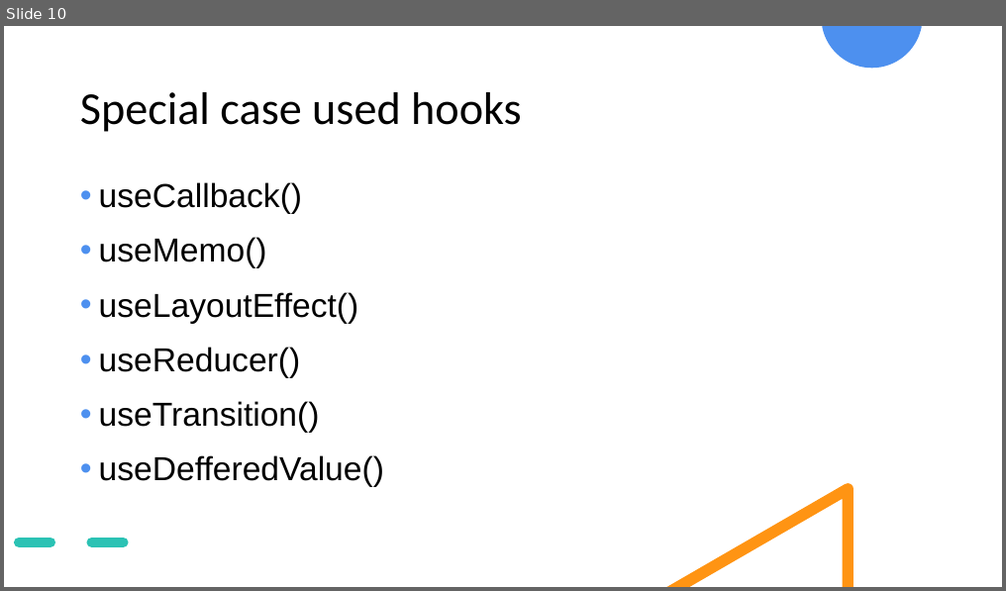
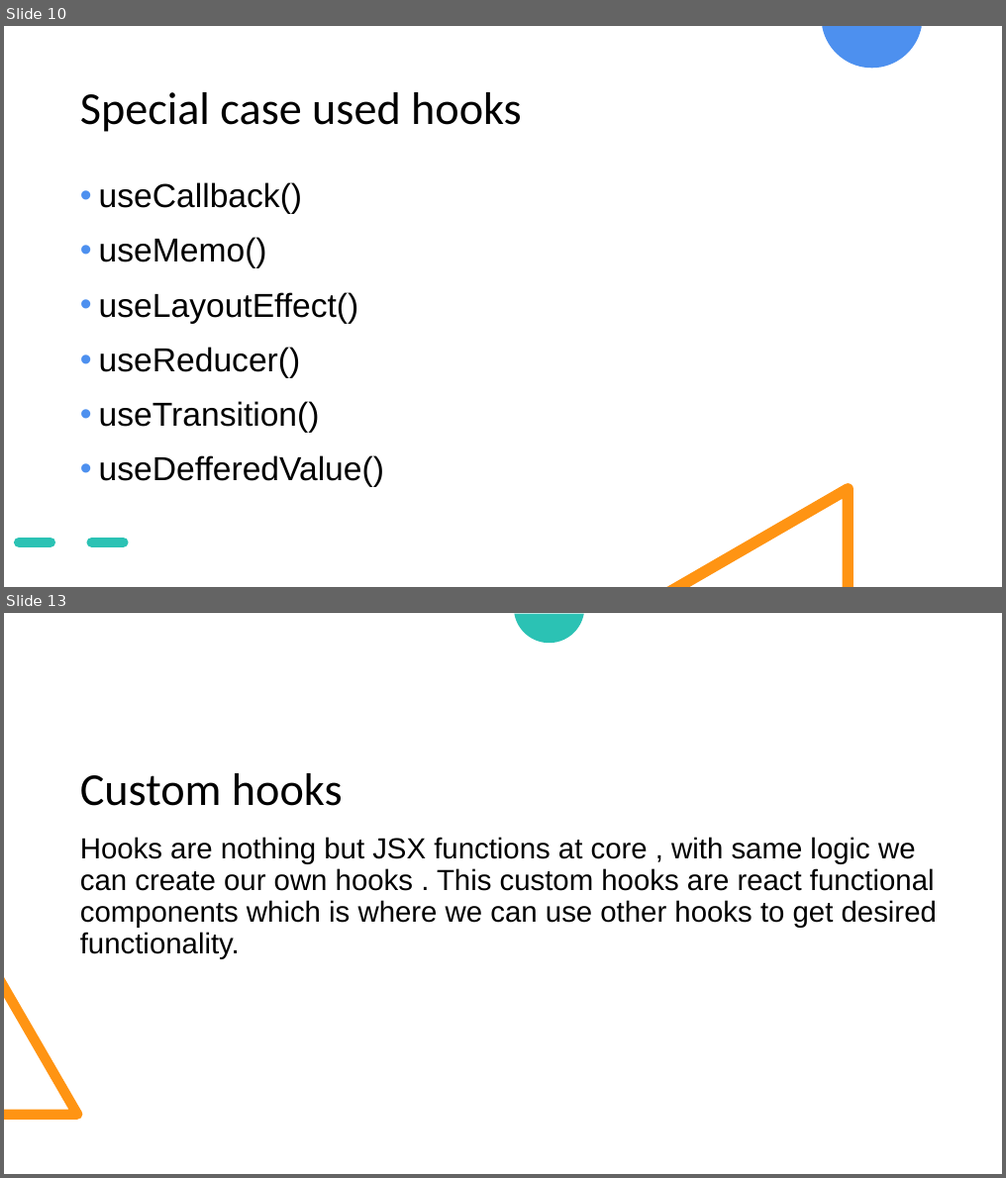
Before and after one commit to ompateldeveloper/learn-react-hooks, a slide deck: React & Hooks.pptx. Shown one above the other, each under a label of ours: slide 10 before the commit, slides 10 and 13 after it; the slides between them are not shown. The pictures are 1006x591 and 1006x1178 pixels, drawn with LibreOffice and Linux fonts; fonts in the diff are those of the drawing. Boxes give left, top, right and bottom in pixels: in the first picture for what was removed or moved away, otherwise in the second. Text is boxed around its words. In the diff, an @@ line names an element or a change of style, - is before the commit and + after.

Commit message:
some hooks added into example

```diff
--- a/React & Hooks.pptx
+++ b/React & Hooks.pptx
@@ slide 13 added at (4, 613, 1002, 1174), background #FFFFFF @@
@@ freeform shape added at (515, 614, 584, 643), fill #2BC2B4 @@
@@ title added at (80, 773, 343, 806), 44 pt, text #000000 @@
+Custom hooks
@@ text added at (80, 837, 937, 959), 28 pt, text #000000 @@
+Hooks are nothing but JSX functions at core , with same logic we can create our own hooks . This custom hooks are react functional components which is where we can use other hooks to get desired functionality.
@@ freeform shape added at (4, 977, 82, 1120), fill #FF9413 @@
```
Also in this commit, not shown: 1 slide changed, 7 other slides added, 5 slides removed, 8 other files.
